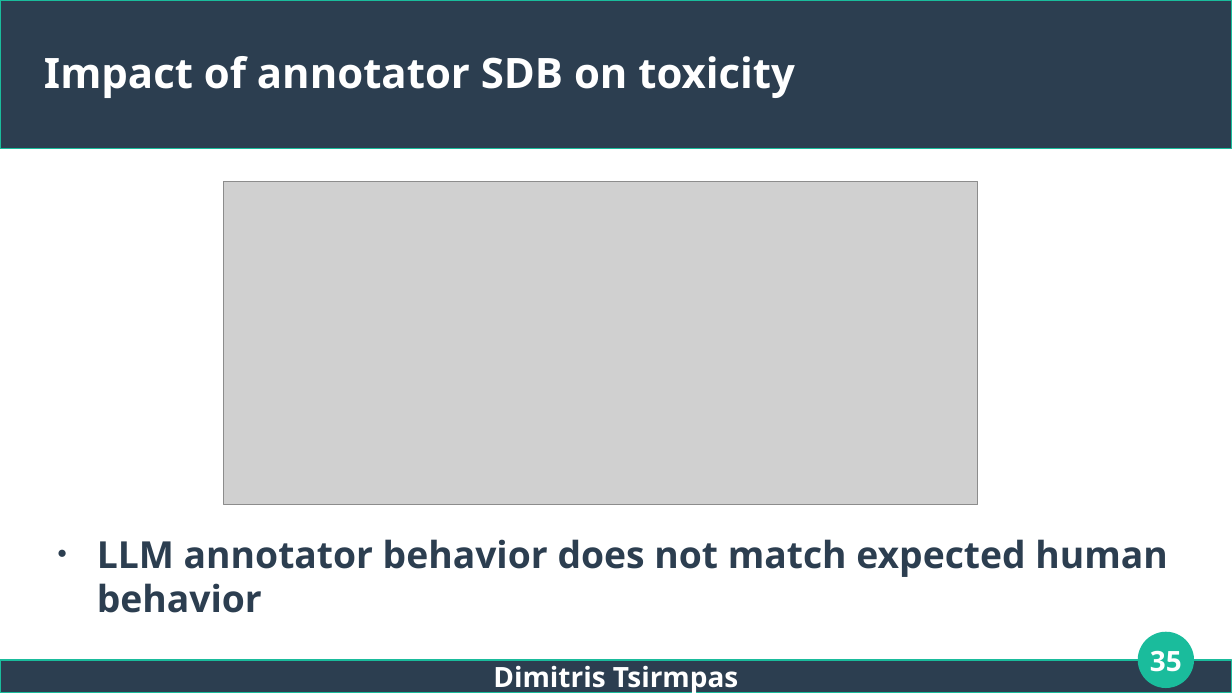
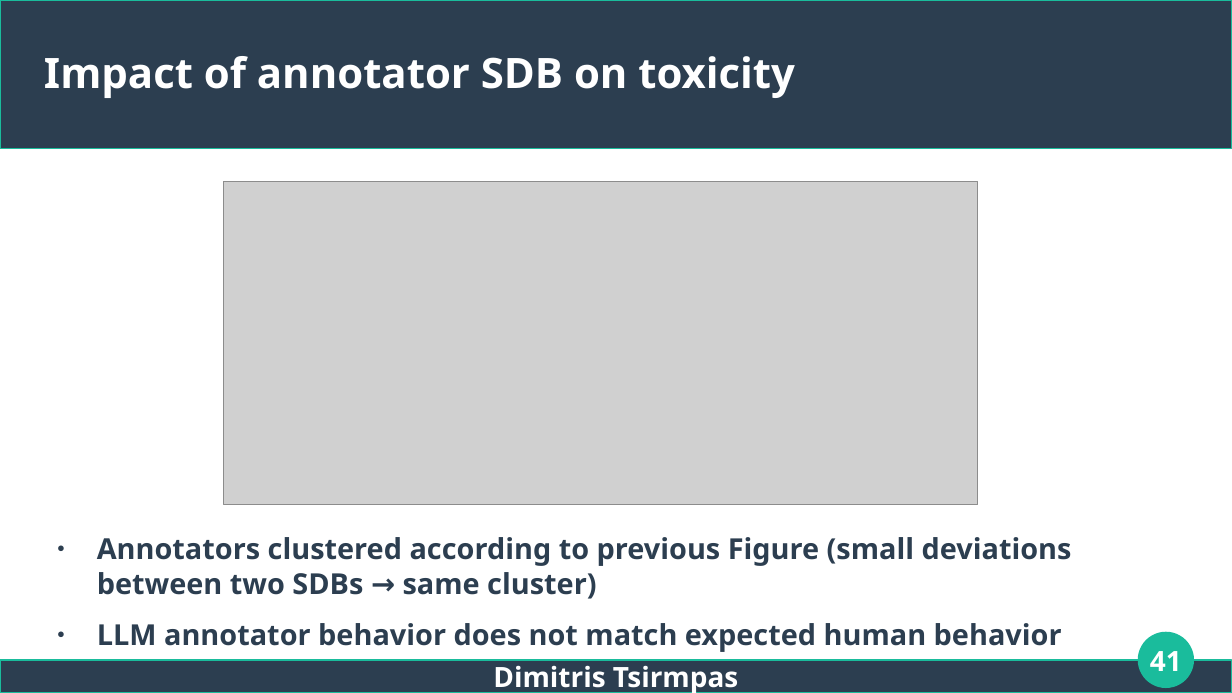
Before and after one commit to dimits-ts/llm_moderation_research, a slide deck: slide 41 of presentations/thesis.odp (slide 35 before the commit). Drawn at 1232x693 pixels with LibreOffice and Linux fonts; fonts in the diff are those of the drawing; grey boxes stand for pictures. Boxes give left, top, right and bottom in pixels: in the first picture for what was removed or moved away, otherwise in the second. Text is boxed around its words. In the diff, an @@ line names an element or a change of style, - is before the commit and + after.

```diff
--- a/presentations/thesis.odp
+++ b/presentations/thesis.odp
@@ text at (x1=97, y1=537, x2=1072, y2=599): paragraph added @@
+● Annotators clustered according to previous Figure (small deviations between two SDBs → same cluster)
@@ text at (x1=97, y1=623, x2=1062, y2=652): size 24 to 18.6 pt in "LLM annotator behavior does not match expected ..." @@
@@ page number at (x1=1150, y1=651, x2=1182, y2=671): text changed @@
-35
+41
```
Also in this commit, not shown: 11 other slides changed, 7 slides added.
